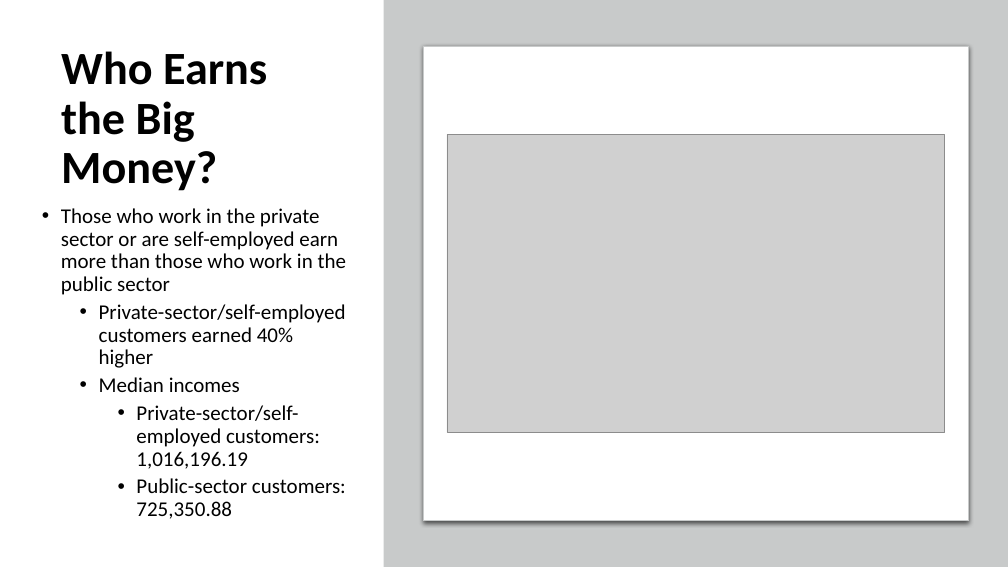
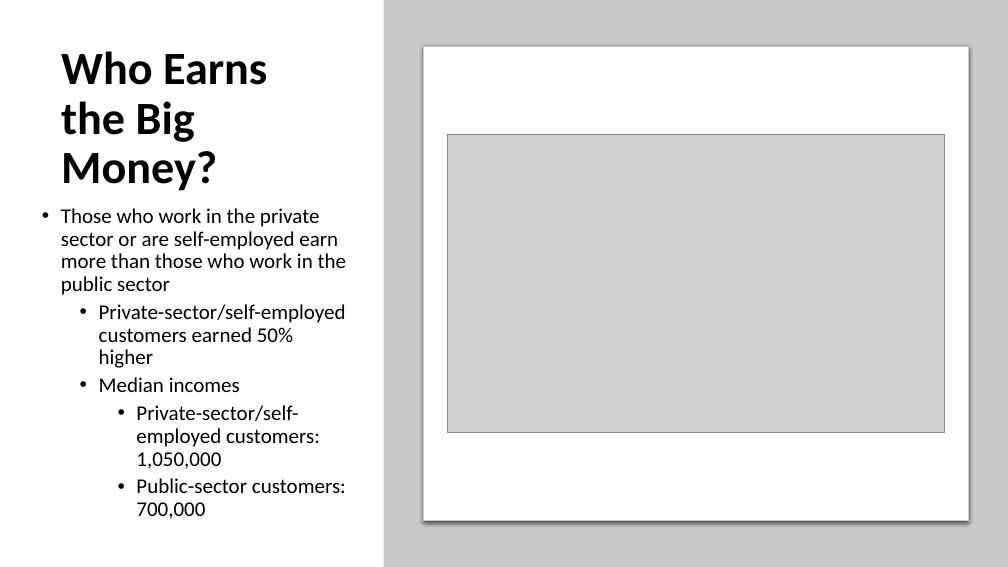
Before and after one commit to teruki-i/travel_insurance_case_study, a slide deck: slide 4 of resources/Travel_Insurance_Presentation.pptx. Drawn at 1008x567 pixels with LibreOffice and Linux fonts; fonts in the diff are those of the drawing; grey boxes stand for pictures. Boxes give left, top, right and bottom in pixels: in the first picture for what was removed or moved away, otherwise in the second. Text is boxed around its words. In the diff, an @@ line names an element or a change of style, - is before the commit and + after.

```diff
--- a/resources/Travel_Insurance_Presentation.pptx
+++ b/resources/Travel_Insurance_Presentation.pptx
@@ text at (99,304,346,368): text changed @@
-  • Private-sector/self-employed customers earned 40% higher
+  • Private-sector/self-employed customers earned 50% higher
@@ text at (136,405,346,519): text changed @@
-    • Private-sector/self-employed customers: 1,016,196.19
-    • Public-sector customers: 725,350.88
+    • Private-sector/self-employed customers: 1,050,000
+    • Public-sector customers: 700,000
```
Also in this commit, not shown: 2 other slides changed.
